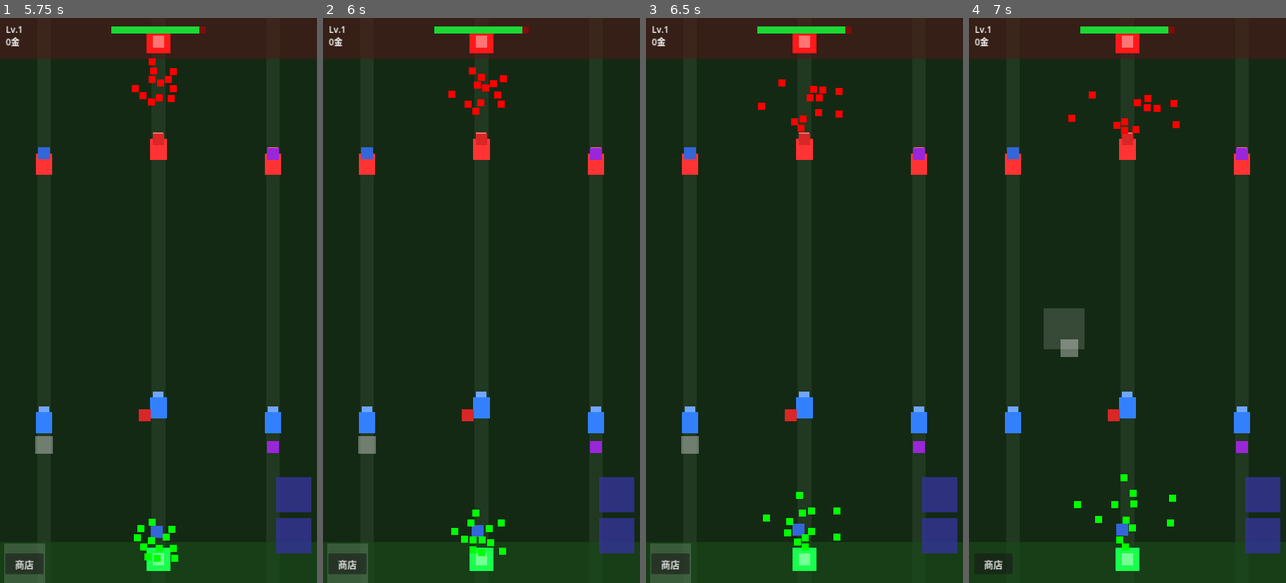
Above: before the commit, frames 1-4 (left to right).
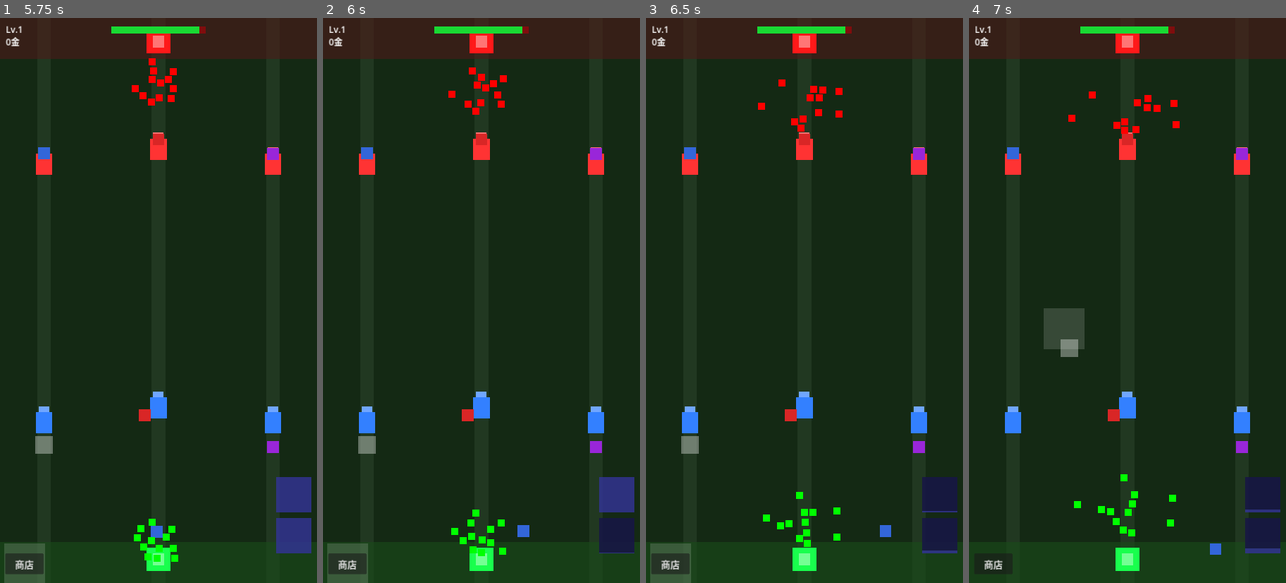
Above: after the commit, the same moments.

Repository: rAIn0x7/fingermoba
Game: Godot game, scene res://scenes/main_menu.tscn
Two runs of this game, one before a commit and one after it. Both use one fixed random seed, a clock stepped at 60 frames per second and the inputs below.
Inputs (mouse positions are in pixels of both pictures, inside the frame that each line leads up to):
- Up to frame 1 (5.75 s): click "开始游戏" at 0.5 s; click "商店" at 1.25 s; click "长剑 400金" at 2 s; click "护甲 500金" at 2.75 s; click "法杖 600金" at 3.5 s; click "急速靴 300金" at 4.25 s; click "关闭" at 5 s
- Up to frame 2 (6 s): tap Enter at 5.75 s; move the mouse to (551, 272) at 5.77 s; hold D from 5.78 s (still down); tap Q at 5.85 s; click (551, 272) at 5.92 s
- Up to frame 3 (6.5 s): keep holding D; tap E at 6.05 s
- Up to frame 4 (7 s): release D at 6.5 s; drag from (1064, 328) to (1127, 560) at 6.52 s

Frame 1 is identical in both runs. In frame 2, 0.9% of the frame differs, in the area x 43-99%, y 88-95%; in frame 3, 1.7%; in frame 4, 1.7%, in the area x 39-99%, y 81-95%.

Commit message:
Add desktop keyboard controls (WASD/arrows move, Q/E skills)
Hero movement falls back to WASD/arrow keys when the touch joystick isn't
active; Q/E cast skill A/B via _unhandled_input. Touch (phone) unchanged.
Makes the web build fully playable on desktop, not just an auto-battle view.

Diff:
--- a/scripts/hero/hero_controller.gd
+++ b/scripts/hero/hero_controller.gd
@@ -5,6 +5,7 @@
 var _joystick: VirtualJoystick
 var _locked_target: HeroBase
 var _attack_timer: float = 0.0
+var _skills: Array = []
 
 func _ready() -> void:
 	_hero = get_parent() as HeroBase
@@ -21,14 +22,50 @@
 func set_target(target: HeroBase) -> void:
 	_locked_target = target
 
+# Desktop: WASD / 方向键移动（触摸摇杆未激活时生效）
+func _keyboard_dir() -> Vector2:
+	var d := Vector2.ZERO
+	if Input.is_physical_key_pressed(KEY_A) or Input.is_key_pressed(KEY_LEFT):
+		d.x -= 1.0
+	if Input.is_physical_key_pressed(KEY_D) or Input.is_key_pressed(KEY_RIGHT):
+		d.x += 1.0
+	if Input.is_physical_key_pressed(KEY_W) or Input.is_key_pressed(KEY_UP):
+		d.y -= 1.0
+	if Input.is_physical_key_pressed(KEY_S) or Input.is_key_pressed(KEY_DOWN):
+		d.y += 1.0
+	return d.normalized()
+
 func _handle_movement() -> void:
-	if _hero.is_stunned or _joystick == null or not _joystick.is_active:
+	if _hero.is_stunned:
 		_hero.velocity = Vector2.ZERO
 		return
-	var dir = _joystick.direction
+	var dir := Vector2.ZERO
+	if _joystick != null and _joystick.is_active:
+		dir = _joystick.direction
+	else:
+		dir = _keyboard_dir()
 	_hero.velocity = dir * _hero.move_speed
 	if dir.x != 0.0:
 		_hero.scale.x = 1.0 if dir.x > 0.0 else -1.0
+
+# Desktop: Q / E 释放技能 A / B（触屏用屏幕上的技能按钮）
+func _unhandled_input(event: InputEvent) -> void:
+	if _hero == null or _hero.is_dead:
+		return
+	if event is InputEventKey and event.pressed and not event.echo:
+		var kc = (event as InputEventKey).physical_keycode
+		if kc == KEY_Q:
+			_cast_skill(0)
+		elif kc == KEY_E:
+			_cast_skill(1)
+
+func _cast_skill(index: int) -> void:
+	if _skills.is_empty():
+		for c in _hero.get_children():
+			if c is SkillBase:
+				_skills.append(c)
+	if index >= 0 and index < _skills.size():
+		(_skills[index] as SkillBase).try_cast(_keyboard_dir())
 
 func _handle_attack(delta: float) -> void:
 	_attack_timer -= delta
